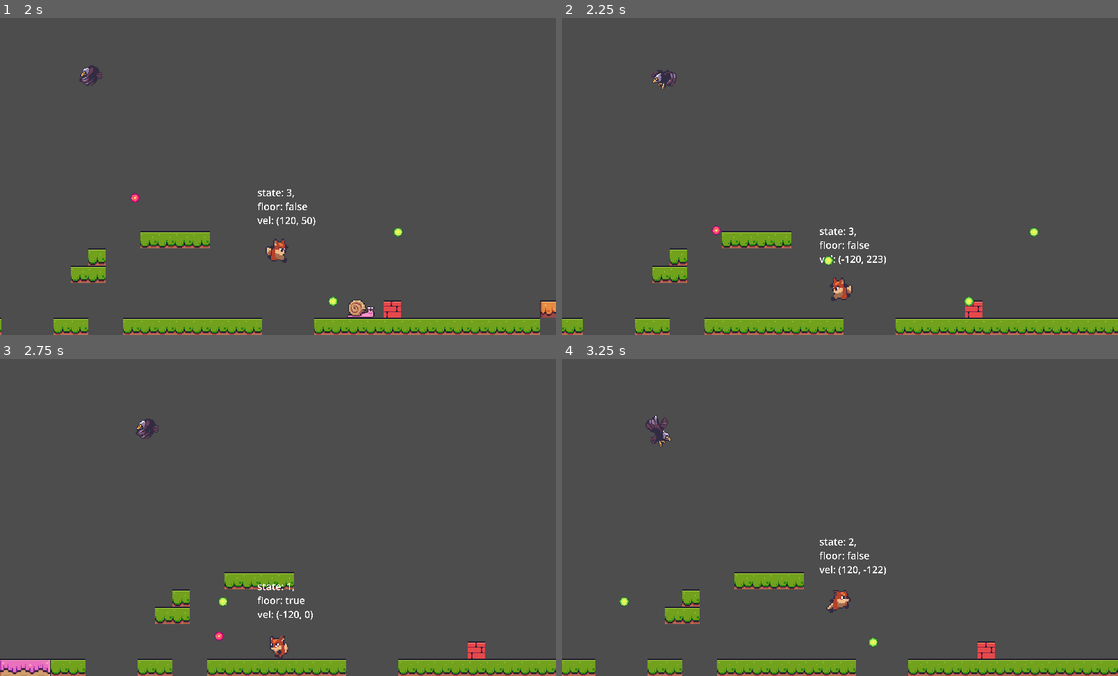
Above: before the commit, frames 1-4 (two rows, left to right).
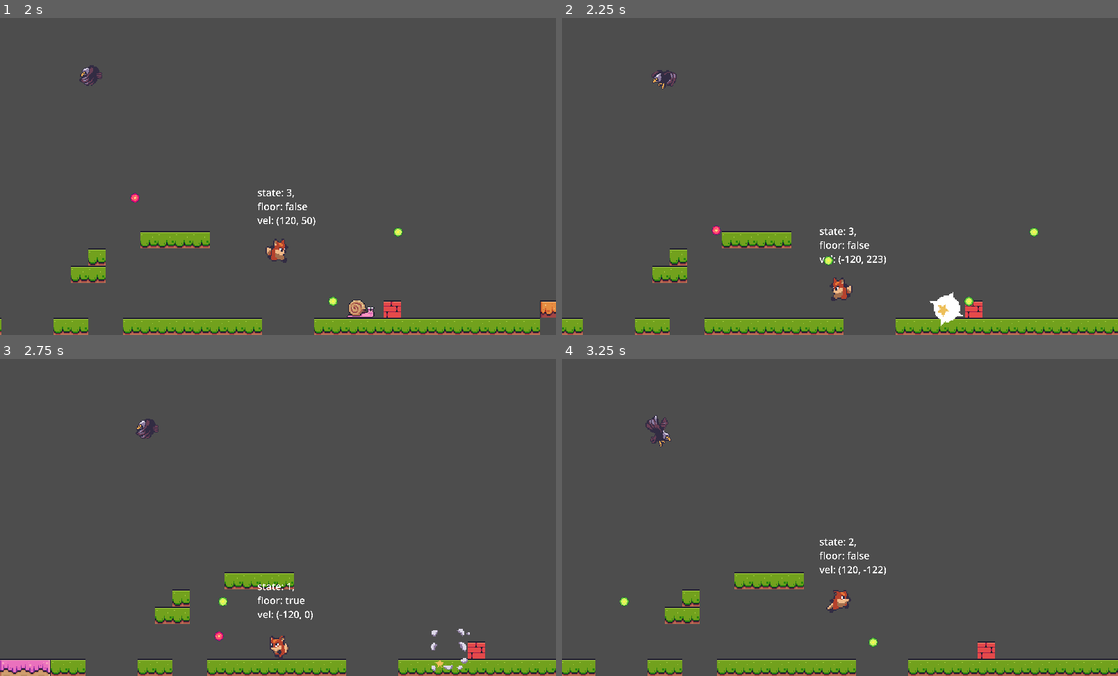
Above: after the commit, the same moments.

Repository: justknick/FoxyAntics
Game: Godot game, scene res://scenes/level_base/level_base.tscn
The game is run twice, just before and just after one commit, with the same random seed, the same clock (stepped at 60 frames per second) and the same inputs.
Inputs:
- Up to frame 1 (2 s): hold D (right) from 0.53 s (still down); tap Ctrl (shoot) at 0.6, 1.35 s; tap Space (jump) at 0.77, 1.52 s
- Up to frame 2 (2.25 s): release D (right) at 2.03 s; hold A (left) from 2.03 s (still down); tap Ctrl (shoot) at 2.1 s
- Up to frame 3 (2.75 s): keep holding A (left)
- Up to frame 4 (3.25 s): release A (left) at 2.78 s; hold D (right) from 2.78 s (still down); tap Ctrl (shoot) at 2.85 s; tap Space (jump) at 3.02 s

Frame 1 is identical in both runs. In frame 2, 0.3% of the frame differs, in the area x 66-73%, y 86-98%; in frame 3, 0.2%; in frame 4, nothing differs.

Commit message:
Section 148.22 - Explosion //

Diff:
--- a/scenes/enemy/enemy_base.gd
+++ b/scenes/enemy/enemy_base.gd
@@ -31,7 +31,8 @@
 	if _dying == true:
 		return
 
-	#below also plays sounds, pickups, and explosions
+	#below also plays sounds, pickups, and explosions(done)
+	SignalManager.on_create_object.emit(global_position, Constants.ObjectType.EXPLOSION)
 	_dying = true
 	set_physics_process(false)
 	hide()
--- /dev/null
+++ b/scenes/explosion/explosion.tscn
@@ -0,0 +1,84 @@
+[gd_scene load_steps=6 format=3 uid="uid://cp83uy5grr4tg"]
+
+[ext_resource type="Texture2D" uid="uid://ca85lh1gj2aqi" path="res://assets/explosion/enemy-deadth.png" id="1_l8y6a"]
+[ext_resource type="AudioStream" uid="uid://bi1mvf1jyyp2i" path="res://assets/sound/pickup3.ogg" id="2_h1umt"]
+
+[sub_resource type="Animation" id="Animation_sck5k"]
+resource_name = "explosion"
+length = 0.7
+step = 0.1
+tracks/0/type = "audio"
+tracks/0/imported = false
+tracks/0/enabled = true
+tracks/0/path = NodePath("ExplosionSound")
+tracks/0/interp = 1
+tracks/0/loop_wrap = true
+tracks/0/keys = {
+"clips": [{
+"end_offset": 0.0,
+"start_offset": 0.0,
+"stream": ExtResource("2_h1umt")
+}],
+"times": PackedFloat32Array(0.05)
+}
+tracks/0/use_blend = true
+tracks/1/type = "value"
+tracks/1/imported = false
+tracks/1/enabled = true
+tracks/1/path = NodePath(".:frame")
+tracks/1/interp = 1
+tracks/1/loop_wrap = true
+tracks/1/keys = {
+"times": PackedFloat32Array(0, 0.1, 0.2, 0.3, 0.4, 0.5),
+"transitions": PackedFloat32Array(1, 1, 1, 1, 1, 1),
+"update": 1,
+"values": [0, 1, 2, 3, 4, 5]
+}
+tracks/2/type = "method"
+tracks/2/imported = false
+tracks/2/enabled = true
+tracks/2/path = NodePath(".")
+tracks/2/interp = 1
+tracks/2/loop_wrap = true
+tracks/2/keys = {
+"times": PackedFloat32Array(0.7),
+"transitions": PackedFloat32Array(1),
+"values": [{
+"args": [],
+"method": &"queue_free"
+}]
+}
+
+[sub_resource type="Animation" id="Animation_wrtnr"]
+length = 0.001
+tracks/0/type = "value"
+tracks/0/imported = false
+tracks/0/enabled = true
+tracks/0/path = NodePath(".:frame")
+tracks/0/interp = 1
+tracks/0/loop_wrap = true
+tracks/0/keys = {
+"times": PackedFloat32Array(0),
+"transitions": PackedFloat32Array(1),
+"update": 1,
+"values": [0]
+}
+
+[sub_resource type="AnimationLibrary" id="AnimationLibrary_do1yb"]
+_data = {
+"RESET": SubResource("Animation_wrtnr"),
+"explosion": SubResource("Animation_sck5k")
+}
+
+[node name="Explosion" type="Sprite2D"]
+texture = ExtResource("1_l8y6a")
+hframes = 6
+
+[node name="AnimationPlayer" type="AnimationPlayer" parent="."]
+libraries = {
+"": SubResource("AnimationLibrary_do1yb")
+}
+autoplay = "explosion"
+
+[node name="ExplosionSound" type="AudioStreamPlayer2D" parent="."]
+volume_db = -5.0
--- a/scenes/object_maker/object_maker.gd
+++ b/scenes/object_maker/object_maker.gd
@@ -3,11 +3,13 @@
 const OBJECT_SCENES: Dictionary = {
 	Constants.ObjectType.BULLET_PLAYER: preload("res://scenes/bullet/bullet_player.tscn"),
 	Constants.ObjectType.BULLET_ENEMY: preload("res://scenes/bullet/bullet_enemy.tscn"),
+	Constants.ObjectType.EXPLOSION: preload("res://scenes/explosion/explosion.tscn"),
 }
 
 
 func _ready() -> void:
 	SignalManager.on_create_bullet.connect(on_create_bullet)
+	SignalManager.on_create_object.connect(on_create_object)
 
 
 func on_create_bullet(pos: Vector2, direction: Vector2, speed: float, lifespan: float, type: Constants.ObjectType) -> void:
@@ -20,3 +22,13 @@
 	new_bullet.setup(pos, direction, speed, lifespan)
 
 	call_deferred("add_child", new_bullet)
+
+
+func on_create_object(pos: Vector2, type: Constants.ObjectType) -> void:
+	if !OBJECT_SCENES.has(type):
+		print("no object type exists for  ", type)
+		return
+
+	var new_object = OBJECT_SCENES[type].instantiate()
+	new_object.global_position = pos
+	call_deferred("add_child", new_object)
--- a/singletons/signal_manager.gd
+++ b/singletons/signal_manager.gd
@@ -1,3 +1,4 @@
 extends Node
 
 signal on_create_bullet(pos: Vector2, direction: Vector2, speed: float, lifespan: float, type: Constants.ObjectType)
+signal on_create_object(pos: Vector2, type: Constants.ObjectType)
Not shown, changed: assets/sound/pickup3.ogg.import
